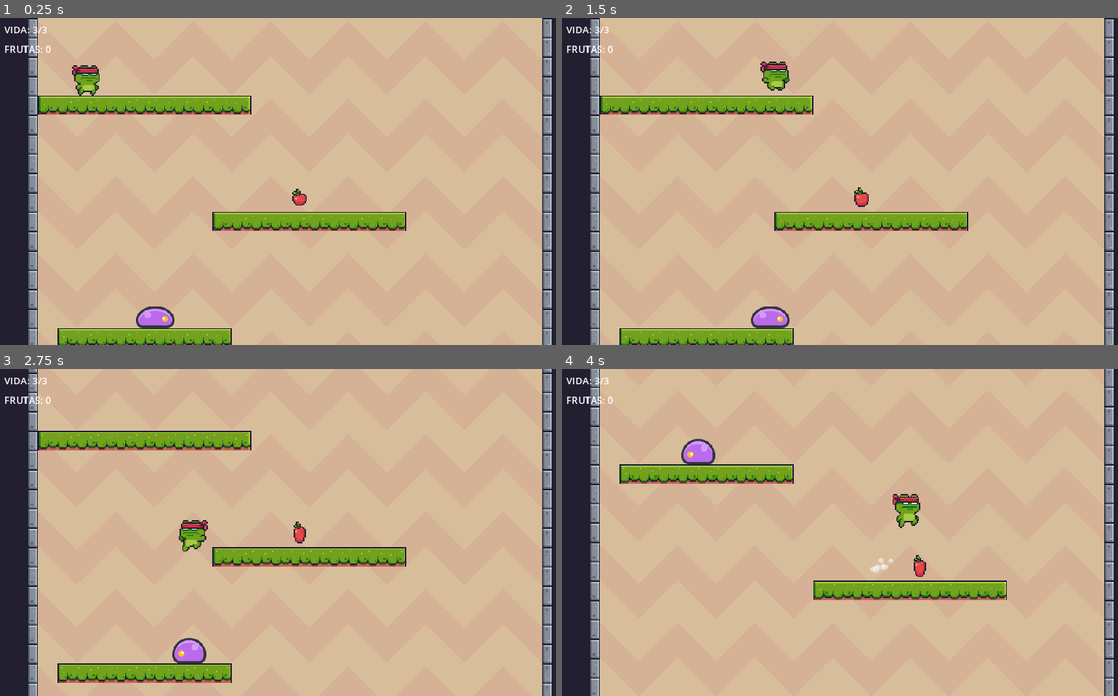
Above: before the commit, frames 1-4 (two rows, left to right).
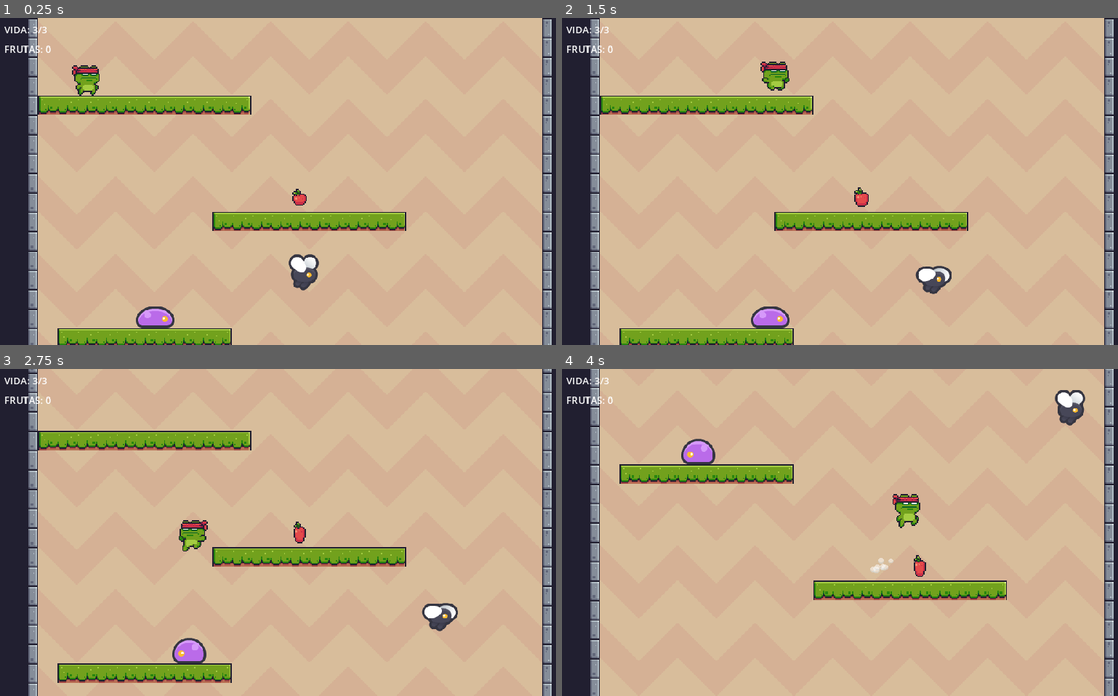
Above: after the commit, the same moments.

Repository: maiacostavera/primerparcialgodot
Game: Godot game, scene res://levels/level_1.tscn
Same seed, same stepped clock (60 frames per second), same inputs: the game is played once before the commit and once after it.
Inputs:
- Up to frame 1 (0.25 s): no input
- Up to frame 2 (1.5 s): hold D (move_right) from 0.53 s (still down); tap Space (jump) at 0.77 s
- Up to frame 3 (2.75 s): tap Space (jump) at 1.52 s; release D (move_right) at 2.03 s; hold A (move_left) from 2.03 s (still down)
- Up to frame 4 (4 s): release A (move_left) at 2.78 s; hold D (move_right) from 2.78 s (still down); tap Space (jump) at 3.02, 3.77 s

The runs differ from the first frame. In frame 1, 0.5% of the frame differs, in the area x 51-58%, y 72-84%; in frame 2, 0.4%; in frame 3, 0.4%; in frame 4, 0.5%.

Commit message:
cargando actualizacion

Diff:
--- /dev/null
+++ b/enemies/fly.gd
@@ -0,0 +1,27 @@
+extends CharacterBody2D
+## Mosca: cruza el pozo de un lado al otro haciendo ondas. No le afecta la gravedad.
+
+const SPEED: float = 45.0
+## Qué tan marcada es la onda que hace al volar.
+const BOB: float = 0.4
+
+@onready var sprite: AnimatedSprite2D = $Sprite
+
+var _direction: int = 1
+var _time: float = 0.0
+
+
+func _physics_process(delta: float) -> void:
+	_time += delta
+	# avanza en horizontal y sube y baja con un seno, así el vuelo no es una línea recta
+	velocity = Vector2(float(_direction) * SPEED, sin(_time * 3.0) * SPEED * BOB)
+	move_and_slide()
+
+	# si choca contra una pared se da vuelta
+	if is_on_wall():
+		_direction *= -1
+		# los bichos de Kenney están dibujados mirando a la izquierda
+		sprite.flip_h = _direction > 0
+
+	if sprite.animation != "fly":
+		sprite.play("fly")
--- /dev/null
+++ b/enemies/fly.tscn
@@ -0,0 +1,36 @@
+[gd_scene load_steps=6 format=3]
+
+[ext_resource type="Script" path="res://enemies/fly.gd" id="1_kvpuk"]
+[ext_resource type="Texture2D" path="res://assets/enemies/fly_a.png" id="2_geyyd"]
+[ext_resource type="Texture2D" path="res://assets/enemies/fly_b.png" id="3_gswa5"]
+
+[sub_resource type="SpriteFrames" id="SpriteFrames_nkf62"]
+animations = [{
+"frames": [{
+"duration": 1.0,
+"texture": ExtResource("2_geyyd")
+}, {
+"duration": 1.0,
+"texture": ExtResource("3_gswa5")
+}],
+"loop": true,
+"name": &"fly",
+"speed": 10.0
+}]
+
+[sub_resource type="CircleShape2D" id="CircleShape2D_f7qx7"]
+radius = 8.0
+
+[node name="Fly" type="CharacterBody2D" groups=["enemies"]]
+collision_layer = 4
+script = ExtResource("1_kvpuk")
+
+[node name="Sprite" type="AnimatedSprite2D" parent="."]
+scale = Vector2(0.5, 0.5)
+sprite_frames = SubResource("SpriteFrames_nkf62")
+animation = &"fly"
+autoplay = "fly"
+flip_h = true
+
+[node name="CollisionShape2D" type="CollisionShape2D" parent="."]
+shape = SubResource("CircleShape2D_f7qx7")
--- a/levels/level_1.tscn
+++ b/levels/level_1.tscn
@@ -8,6 +8,7 @@
 [ext_resource type="Script" path="res://world/level.gd" id="6_level"]
 [ext_resource type="PackedScene" path="res://enemies/slime.tscn" id="7_slime"]
 [ext_resource type="PackedScene" path="res://world/door.tscn" id="8_door"]
+[ext_resource type="PackedScene" path="res://enemies/fly.tscn" id="9_fly"]
 
 [node name="Level1" type="Node2D"]
 script = ExtResource("6_level")
@@ -53,6 +54,15 @@
 [node name="Slime4" parent="Entities" instance=ExtResource("7_slime")]
 position = Vector2(200, 1321)
 
+[node name="Fly1" parent="Entities" instance=ExtResource("9_fly")]
+position = Vector2(240, 208)
+
+[node name="Fly2" parent="Entities" instance=ExtResource("9_fly")]
+position = Vector2(200, 496)
+
+[node name="Fly3" parent="Entities" instance=ExtResource("9_fly")]
+position = Vector2(280, 880)
+
 [node name="Player" parent="." instance=ExtResource("3_dgqab")]
 position = Vector2(72, 48)
 
Binary file added: assets/enemies/fly_a.png
Not shown, added: assets/enemies/fly_a.png.import
Binary file added: assets/enemies/fly_b.png
Not shown, added: assets/enemies/fly_b.png.import
Not shown: 1 places in levels/level_1.tscn that only renumber resources
